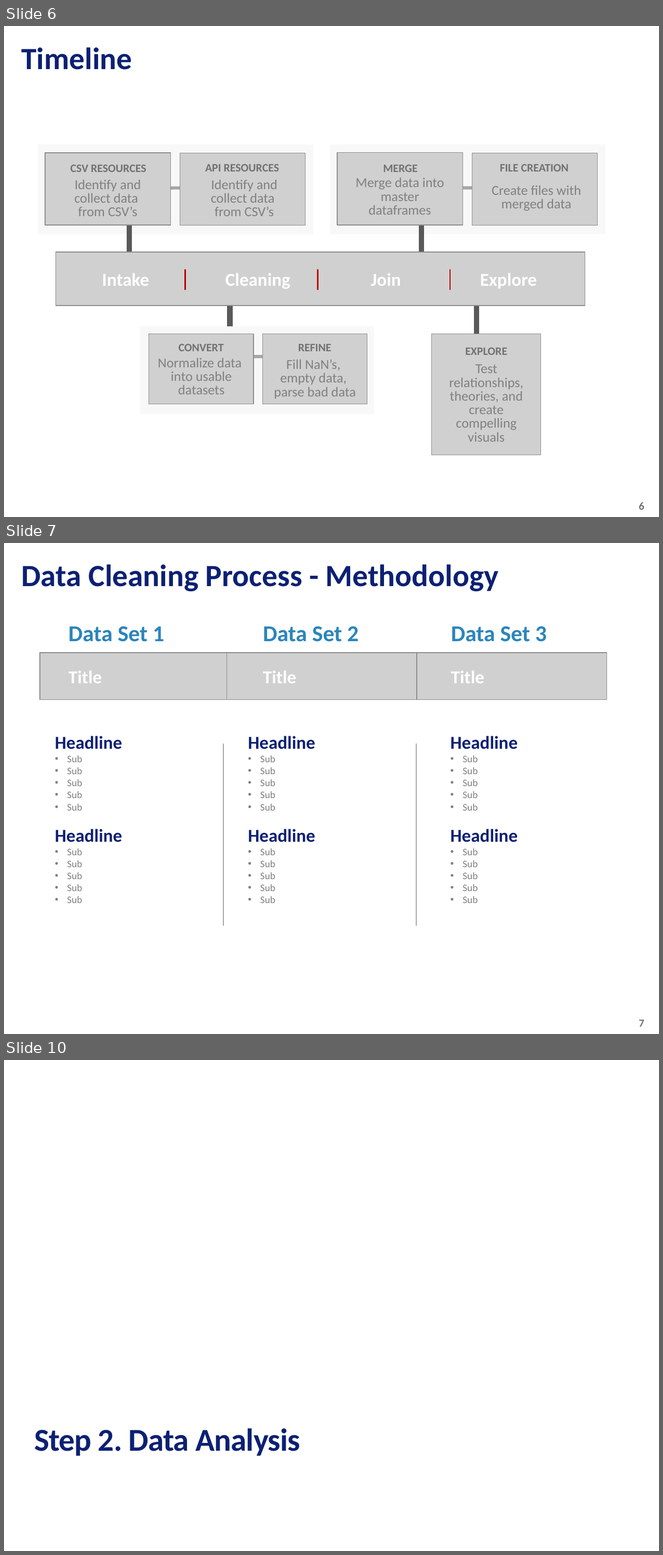
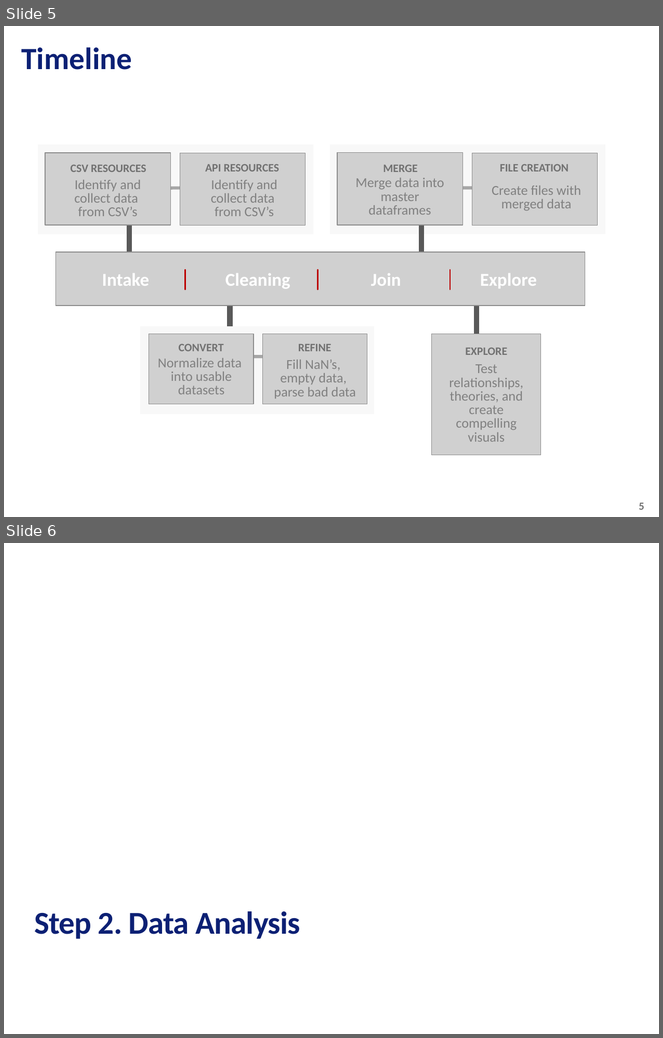
Before and after one commit to tiascott01/07_GroupProject1, a slide deck: Data Presentation.pptx. Shown one above the other, each under a label of ours: slides 6, 7 and 10 before the commit, slides 5 and 6 after it; the slides between them are not shown. The pictures are 663x1555 and 663x1038 pixels, drawn with LibreOffice and Linux fonts; fonts in the diff are those of the drawing; grey boxes stand for pictures; background and template pictures are left out. Boxes give left, top, right and bottom in pixels: in the first picture for what was removed or moved away, otherwise in the second. Text is boxed around its words. In the diff, an @@ line names an element or a change of style, - is before the commit and + after.

```diff
--- a/Data Presentation.pptx
+++ b/Data Presentation.pptx
@@ slide 7 removed at (4, 543, 659, 1034), background picture (left out); not listed: 1 template element that a slide beside it also shows @@
@@ title removed at (22, 564, 499, 591) @@
-Data Cleaning Process - Methodology
@@ text removed at (68, 626, 164, 642) @@
-Data Set 1
@@ text removed at (263, 626, 359, 642) @@
-Data Set 2
@@ text removed at (451, 626, 547, 642) @@
-Data Set 3
@@ picture removed at (40, 653, 227, 700) @@
@@ picture removed at (227, 653, 417, 700) @@
@@ picture removed at (417, 653, 607, 700) @@
@@ text removed at (68, 671, 102, 683) @@
-Title
@@ text removed at (263, 671, 296, 683) @@
-Title
@@ text removed at (451, 671, 484, 683) @@
-Title
@@ line removed from (223, 744) to (223, 926) @@
@@ line removed from (417, 744) to (417, 926) @@
@@ text removed at (55, 755, 122, 903) @@
-Headline
-• Sub
-• Sub
-• Sub
-• Sub
-• Sub
-Headline
-• Sub
-• Sub
-• Sub
-• Sub
-• Sub
@@ text removed at (248, 755, 315, 903) @@
-Headline
-• Sub
-• Sub
-• Sub
-• Sub
-• Sub
-Headline
-• Sub
-• Sub
-• Sub
-• Sub
-• Sub
@@ text removed at (451, 755, 518, 903) @@
-Headline
-• Sub
-• Sub
-• Sub
-• Sub
-• Sub
-Headline
-• Sub
-• Sub
-• Sub
-• Sub
-• Sub
@@ what was slide 6 is now slide 5 @@
@@ page number at (639, 503, 645, 510): text changed @@
-6
+5
@@ what was slide 10 is now slide 6 @@
```
Also in this commit, not shown: 1 slide changed, 12 slides added, 3 other slides removed.
